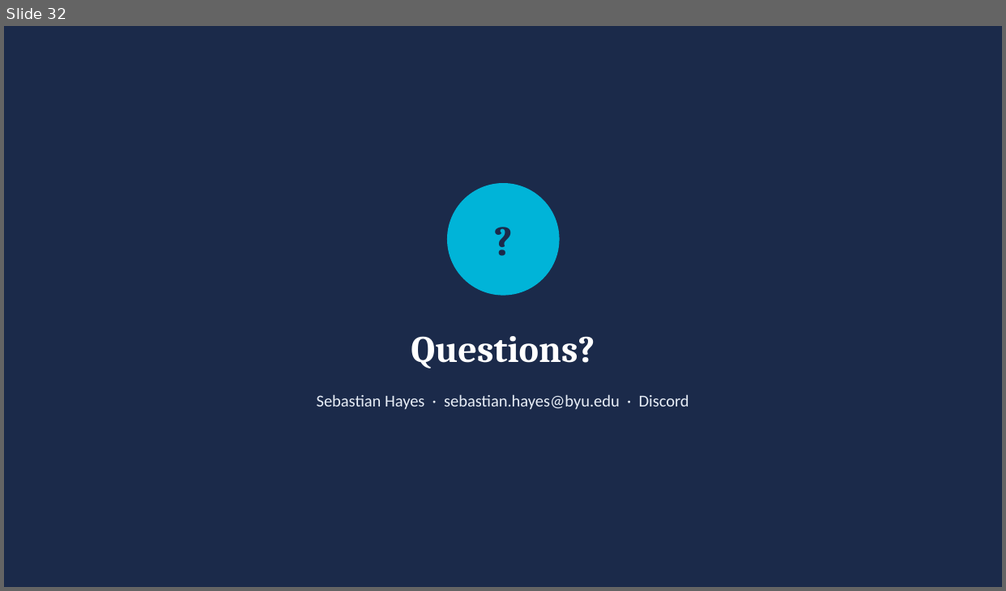
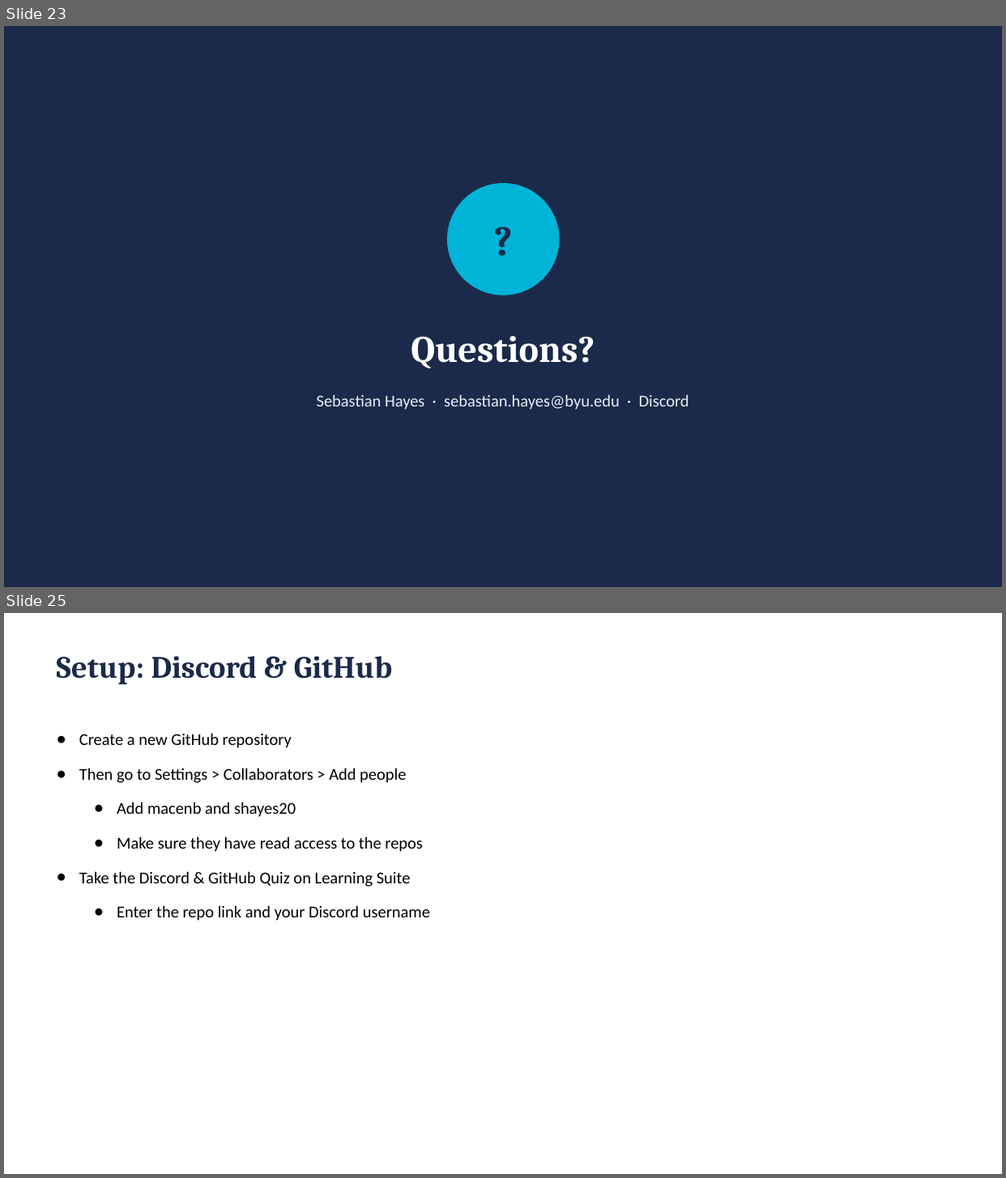
Before and after one commit to BYU-CYBER-444/byu-cyber-444.github.io, a slide deck: lectures/CYBER444_Week01_Introduction_and_Environment_Setup.pptx. Shown one above the other, each under a label of ours: slide 32 before the commit, slides 23 and 25 after it; the slides between them are not shown. The pictures are 1006x591 and 1006x1178 pixels, drawn with LibreOffice and Linux fonts; fonts in the diff are those of the drawing. Boxes give left, top, right and bottom in pixels: in the first picture for what was removed or moved away, otherwise in the second. Text is boxed around its words. In the diff, an @@ line names an element or a change of style, - is before the commit and + after.

```diff
--- a/lectures/CYBER444_Week01_Introduction_and_Environment_Setup.pptx
+++ b/lectures/CYBER444_Week01_Introduction_and_Environment_Setup.pptx
@@ slide 25 added at (x1=4, y1=613, x2=1002, y2=1174), background #FFFFFF @@
@@ text added at (x1=57, y1=656, x2=392, y2=684), 30 pt, text #1B2A4A, bold @@
+Setup: Discord & GitHub
@@ text added at (x1=79, y1=733, x2=430, y2=921), 16 pt, text #000000 @@
+● Create a new GitHub repository
+● Then go to Settings > Collaborators > Add people
+  ● Add macenb and shayes20
+  ● Make sure they have read access to the repos
+● Take the Discord & GitHub Quiz on Learning Suite
+  ● Enter the repo link and your Discord username
@@ what was slide 32 is now slide 23 @@
```
Also in this commit, not shown: 2 slides changed, 1 other slide added, 1 other file.
